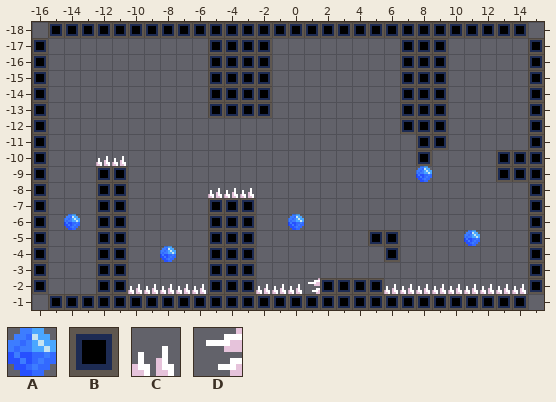
An edit to a level. Tiled map, Assets/Tiles/Dive.tmx. Above, as it was before the edit.
Cells are 8x8 px. Shown: x -16..15, y -18..-1.
Key: from "Mechanics": A 0 "Blue Crystal"; from "Rocks": B 20; from "Spikes": C 0, D 1.
_ is an empty cell.
Objects are placed by their top-left corner, in cells (3,4 is the top-left corner of cell 3,4); size is 1x1 cell unless given.
Layer "Ground" before, first column x -16:
-18 _BBBBBBBBBBBBBBBBBBBBBBBBBBBBBB_
-17 B__________BBBB________BBB_____B
-16 B__________BBBB________BBB_____B
-15 B__________BBBB________BBB_____B
-14 B__________BBBB________BBB_____B
-13 B__________BBBB________BBB_____B
-12 B______________________BBB_____B
-11 B_______________________BB_____B
-10 B_______________________B____BBB
 -9 B___BB_______________________BBB
 -8 B___BB_________________________B
 -7 B___BB_____BBB_________________B
 -6 B___BB_____BBB_________________B
 -5 B___BB_____BBB_______BB________B
 -4 B___BB_____BBB________B________B
 -3 B___BB_____BBB_________________B
 -2 B___BB_____BBB____BBBB_________B
 -1 _BBBBBBBBBBBBBBBBBBBBBBBBBBBBBB_
Layer "Spikes" before, first column x -16:
-18 ________________________________
-17 ________________________________
-16 ________________________________
-15 ________________________________
-14 ________________________________
-13 ________________________________
-12 ________________________________
-11 ________________________________
-10 ____CC__________________________
 -9 ________________________________
 -8 ___________CCC__________________
 -7 ________________________________
 -6 ________________________________
 -5 ________________________________
 -4 ________________________________
 -3 ________________________________
 -2 ______CCCCC___CCCD____CCCCCCCCC_
 -1 ________________________________
Objects on layer "Mechanics" before:
A "Blue Crystal" at 8,-9
A "Blue Crystal" at 0,-6
A "Blue Crystal" at -14,-6
A "Blue Crystal" at 11,-5
A "Blue Crystal" at -8,-4
New version:
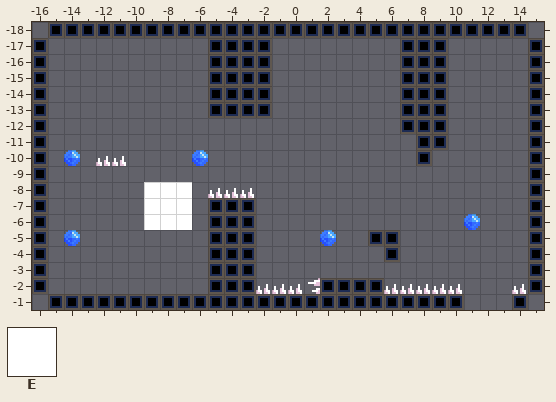
Further tiles: from "Mechanics": E 1 "Moving Box".
Change:
Layer "Ground":
Tile B is gone in row -10 at x 13 to 14; in row -9 at x -12 to -11 and 13 to 14; in rows -8 to -2 at x -12 to -11; in row -1 at x 11 to 13.
Layer "Spikes":
Tile C is gone in row -2 at x -10 to -6 and 11 to 13.
Layer "Mechanics":
A new object: A "Blue Crystal" at -14,-10.
A new object: A "Blue Crystal" at -6,-10.
A new object: A "Blue Crystal" at 11,-6.
A new object: E "Moving Box" at -9,-8 size 3x3.
A new object: A "Blue Crystal" at 2,-5.
A new object: A "Blue Crystal" at -14,-5.
Object A "Blue Crystal" at 8,-9 is removed.
Object A "Blue Crystal" at 0,-6 is removed.
Object A "Blue Crystal" at -14,-6 is removed.
Object A "Blue Crystal" at 11,-5 is removed.
Object A "Blue Crystal" at -8,-4 is removed.
